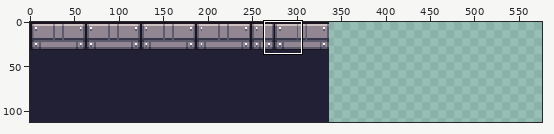
One commit to this sprite sheet: assets/images/ground.png. The picture above shows the old version from afar; the outline marks the close-up.
Close-up. Old version:
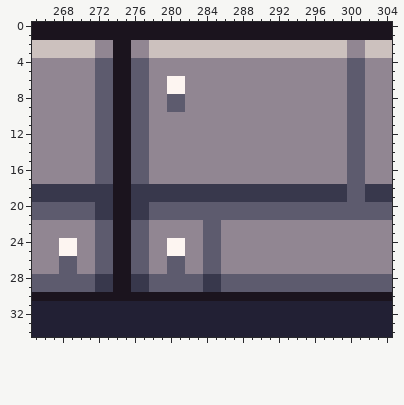
The file is 336x112 pixels. Shown: x 265..304, y 0..34. The old version is drawn lined up with the new one, on the new canvas. The commit also changed other parts of the picture, which this record leaves out.
Now the later version:
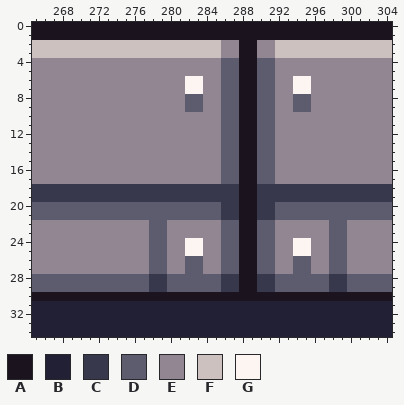
Palette (. is transparent): A #1b141e  B #222034  C #38384c  D #5d5b6e  E #918692  F #ccc1be  G #fdf5f1
From old to new:
canvas 336x112 -> 576x112
The edit turns colour C into colour A in rows 18 to 19 at x 288 to 289.
The edit turns colour D into colour A in rows 20 to 21 at x 288 to 289; in rows 28 to 29 at x 288 to 289.
The edit turns colour E into colour A in rows 4 to 17 at x 288 to 289; in rows 22 to 27 at x 288 to 289.
The edit turns colour F into colour A in rows 2 to 3 at x 288 to 289.
The edit turns colour A into colour C in rows 18 to 19 at x 274 to 275.
The edit turns colour D into colour C in rows 18 to 19 at x 300 to 301; in rows 20 to 21 at x 286 to 287 and 290 to 291; in rows 28 to 29 at x 278 to 279, 286 to 287, 290 to 291 and 298 to 299.
The edit turns colour A into colour D in rows 20 to 21 at x 274 to 275; in rows 28 to 29 at x 274 to 275.
The edit turns colour C into colour D in rows 20 to 21 at x 272 to 273 and 276 to 277; in rows 28 to 29 at x 272 to 273, 276 to 277 and 284 to 285.
The edit turns colour E into colour D in rows 4 to 7 at x 286 to 287 and 290 to 291; in rows 8 to 9 at x 282 to 283, 286 to 287, 290 to 291 and 294 to 295; in rows 10 to 17 at x 286 to 287 and 290 to 291; in rows 22 to 25 at x 278 to 279, 286 to 287, 290 to 291 and 298 to 299; in rows 26 to 27 at x 278 to 279, 282 to 283, 286 to 287, 290 to 291, 294 to 295 and 298 to 299.
The edit turns colour A into colour E in rows 4 to 17 at x 274 to 275; in rows 22 to 27 at x 274 to 275.
The edit turns colour D into colour E in rows 4 to 7 at x 272 to 273, 276 to 277 and 300 to 301; in rows 8 to 9 at x 272 to 273, 276 to 277, 280 to 281 and 300 to 301; in rows 10 to 17 at x 272 to 273, 276 to 277 and 300 to 301; in rows 22 to 25 at x 272 to 273, 276 to 277 and 284 to 285; in rows 26 to 27 at x 268 to 269, 272 to 273, 276 to 277, 280 to 281 and 284 to 285.
The edit turns colour F into colour E in rows 2 to 3 at x 286 to 287 and 290 to 291.
The edit turns colour G into colour E in rows 6 to 7 at x 280 to 281; in rows 24 to 25 at x 268 to 269 and 280 to 281.
The edit turns colour A into colour F in rows 2 to 3 at x 274 to 275.
The edit turns colour E into colour F in rows 2 to 3 at x 272 to 273, 276 to 277 and 300 to 301.
The edit turns colour E into colour G in rows 6 to 7 at x 282 to 283 and 294 to 295; in rows 24 to 25 at x 282 to 283 and 294 to 295.
Where, in picture pixels (left, top, right, bottom), the same in both close-ups:
changed: (59, 40, 365, 292)
